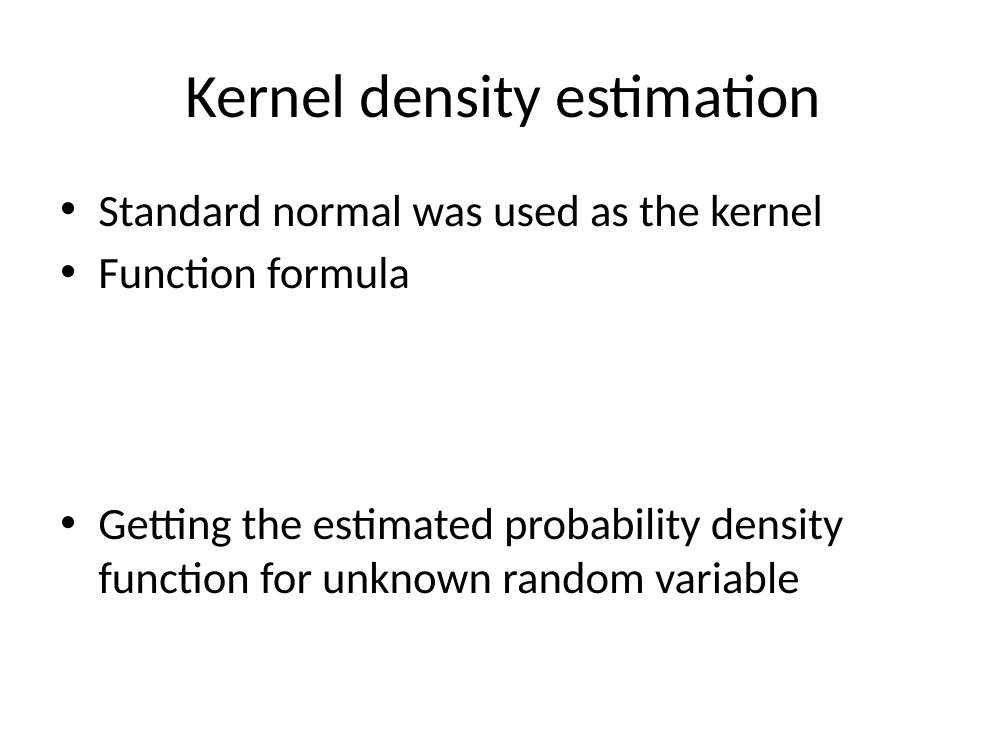
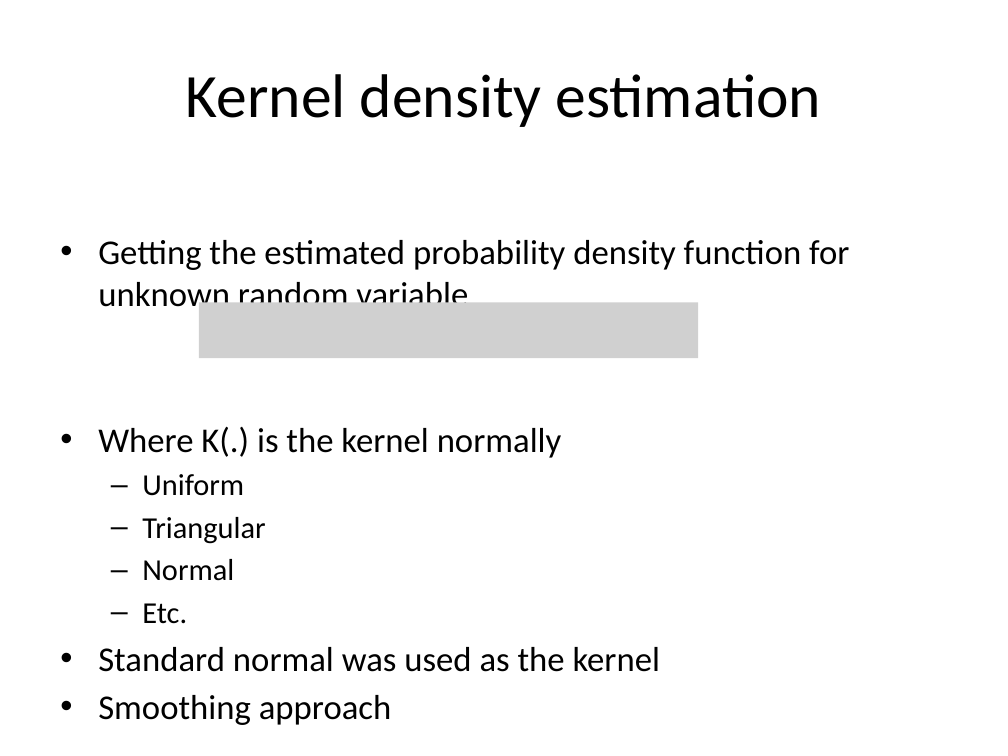
Before and after one commit to 2waybene/mixturemodel, a slide deck: slide 5 of BeijingMeeting/OralCancer.pptx. Drawn at 1008x756 pixels with LibreOffice and Linux fonts; fonts in the diff are those of the drawing; grey boxes stand for pictures. Boxes give left, top, right and bottom in pixels: in the first picture for what was removed or moved away, otherwise in the second. Text is boxed around its words. In the diff, an @@ line names an element or a change of style, - is before the commit and + after.

```diff
--- a/BeijingMeeting/OralCancer.pptx
+++ b/BeijingMeeting/OralCancer.pptx
@@ text at [98,240,849,624]: paragraphs added @@
+• Getting the estimated probability density function for unknown random variable
+• Where K(.) is the kernel normally
+  – Uniform
+  – Triangular
+  – Normal
+  – Etc.
@@ text at [98,257,843,594]: text changed; size 32 to 24.8 pt @@
-• Function formula
-• Getting the estimated probability density function for unknown random variable
+• Smoothing approach
@@ picture added at [199,302,698,358] @@
@@ text at [98,647,661,672]: size 32 to 24.8 pt in "Standard normal was used as the kernel"; less space between paragraphs @@
```
Also in this commit, not shown: 1 other slide changed, 17 slides added, 2 slides removed, 2 other files.
